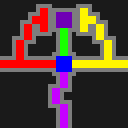
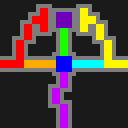
Two versions of the same layered image (128x128). Layer-by-layer changes:
added layer "Capa 12" above "Capa 13" over [72, 60, 104, 68]
added layer "Capa 13" above "Capa 10" over [24, 60, 56, 68]
painted on "Capa 10" over [72, 60, 104, 68]
painted on "Capa 6" over [24, 60, 56, 68]
